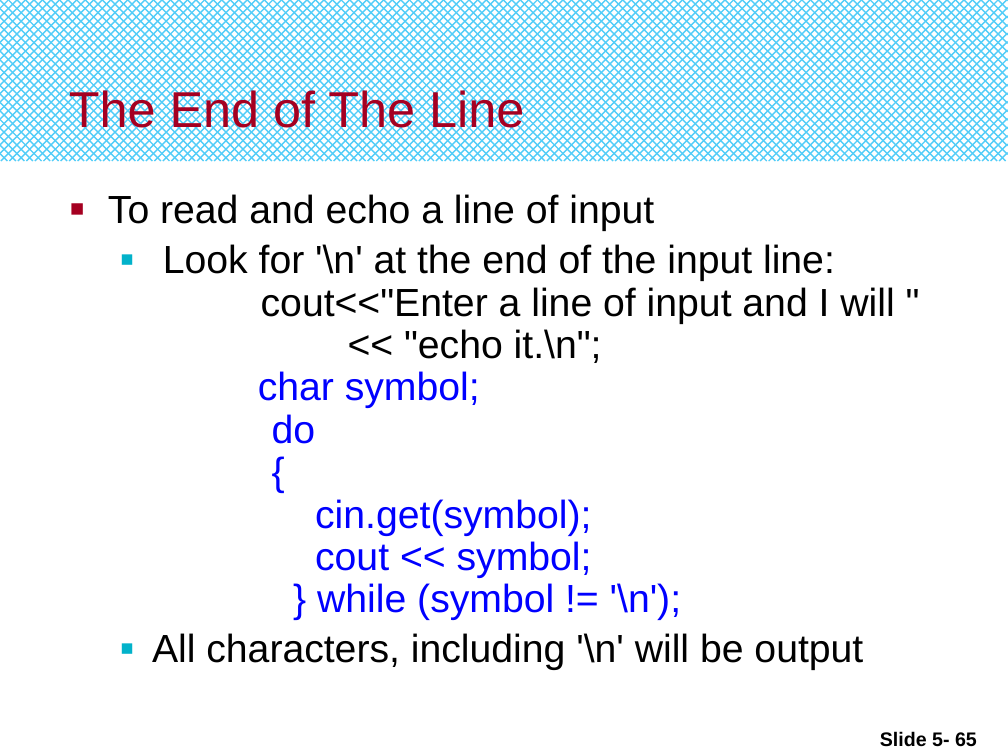
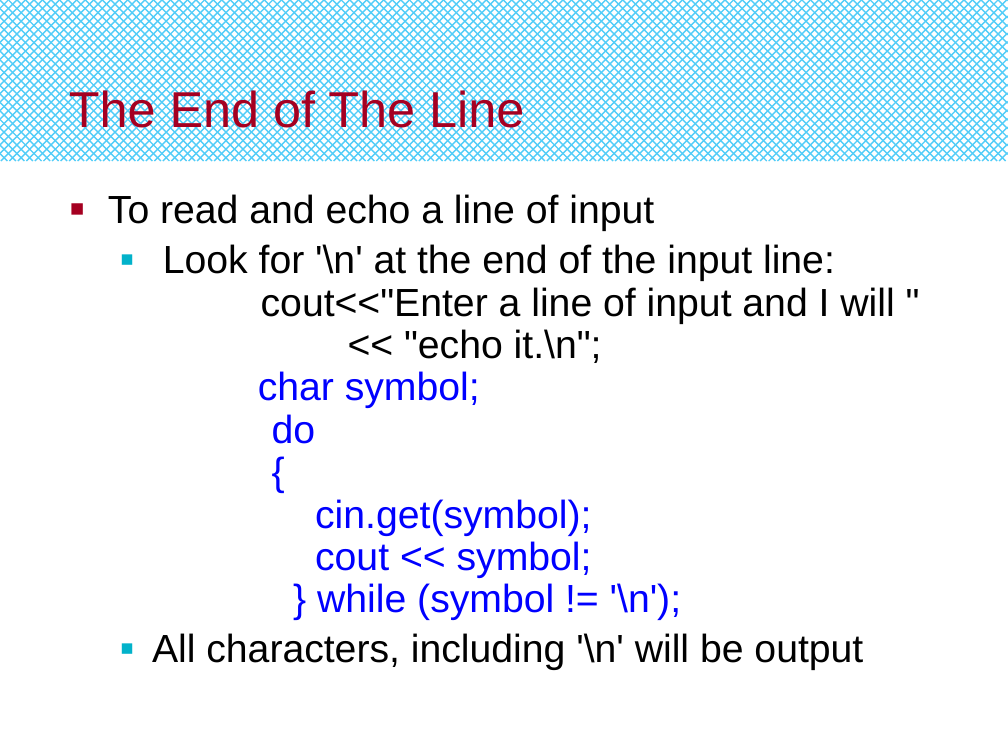
Before and after one commit to djuanbei/CPLUSPLUS, a slide deck: slide 65 of ppt/Chapter 6.pptx. Drawn at 1008x756 pixels with LibreOffice and Linux fonts; fonts in the diff are those of the drawing. Boxes give left, top, right and bottom in pixels: in the first picture for what was removed or moved away, otherwise in the second. Text is boxed around its words. In the diff, an @@ line names an element or a change of style, - is before the commit and + after.

```diff
--- a/ppt/Chapter 6.pptx
+++ b/ppt/Chapter 6.pptx
@@ page number removed at bbox=[880, 731, 977, 747] @@
-Slide 5- 65
```
Also in this commit, not shown: 19 other slides changed, 2 other files.
